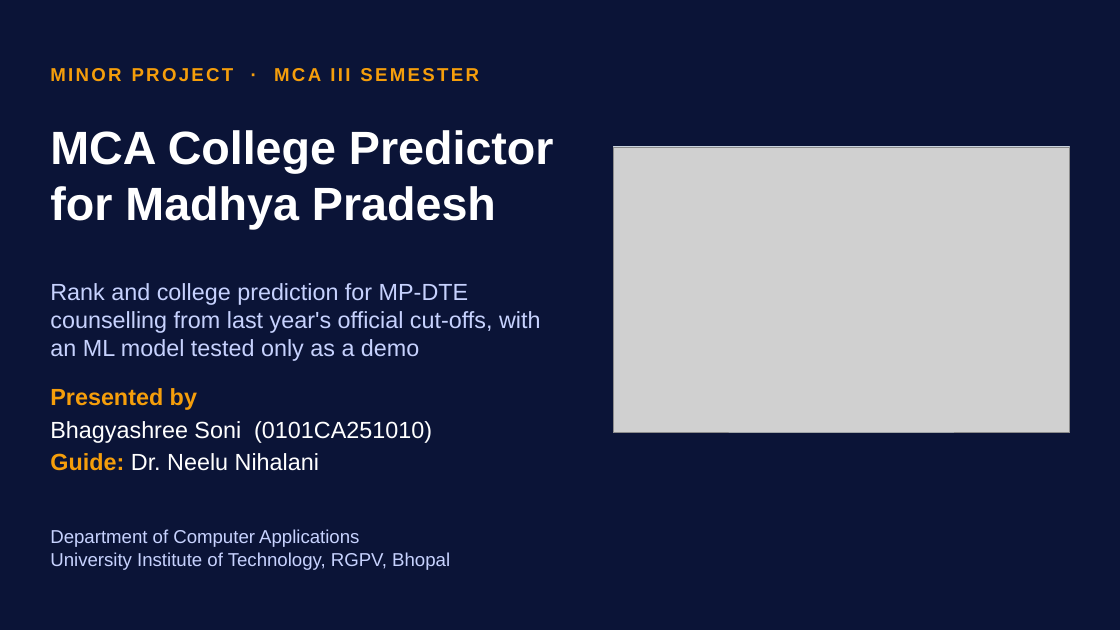
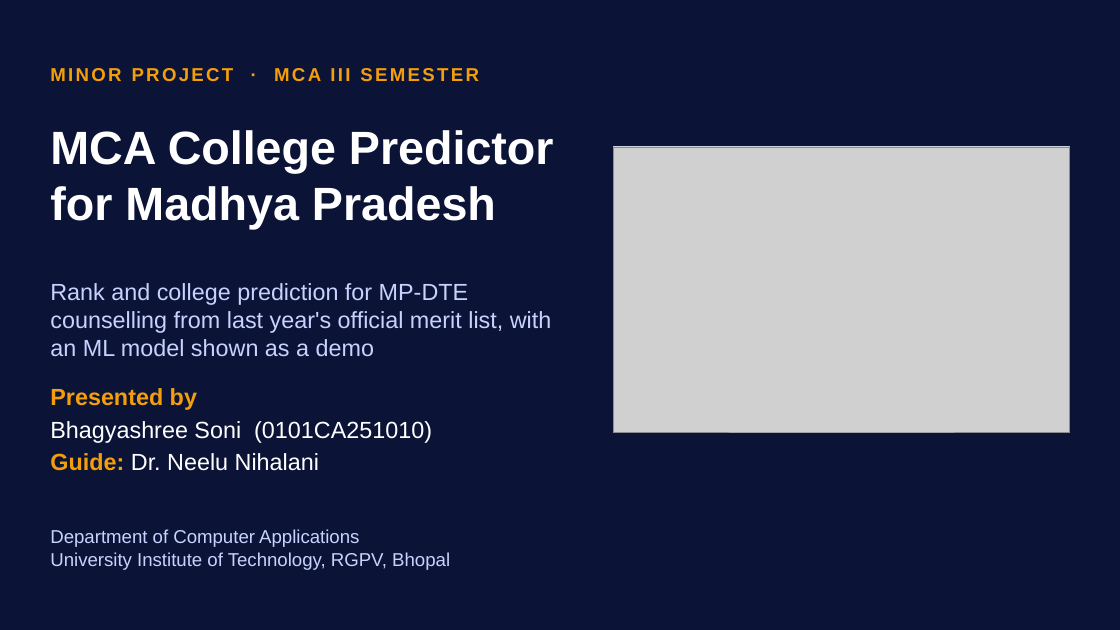
Before and after one commit to i-bhagyashree/mca-college-predictor, a slide deck: slide 1 of presentation/MCA_College_Predictor_Presentation.pptx. Drawn at 1120x630 pixels with LibreOffice and Linux fonts; fonts in the diff are those of the drawing; grey boxes stand for pictures. Boxes give left, top, right and bottom in pixels: in the first picture for what was removed or moved away, otherwise in the second. Text is boxed around its words. In the diff, an @@ line names an element or a change of style, - is before the commit and + after.

Commit message:
Presentation: rank from last year's merit list; ML trained on three merit lists shown as a demo; new chart and screenshots

```diff
--- a/presentation/MCA_College_Predictor_Presentation.pptx
+++ b/presentation/MCA_College_Predictor_Presentation.pptx
@@ text at box(50, 283, 552, 357): text changed @@
-Rank and college prediction for MP-DTE counselling from last year's official cut-offs, with an ML model tested only as a demo
+Rank and college prediction for MP-DTE counselling from last year's official merit list, with an ML model shown as a demo
```
Also in this commit, not shown: 7 other slides changed, 1 other file.
